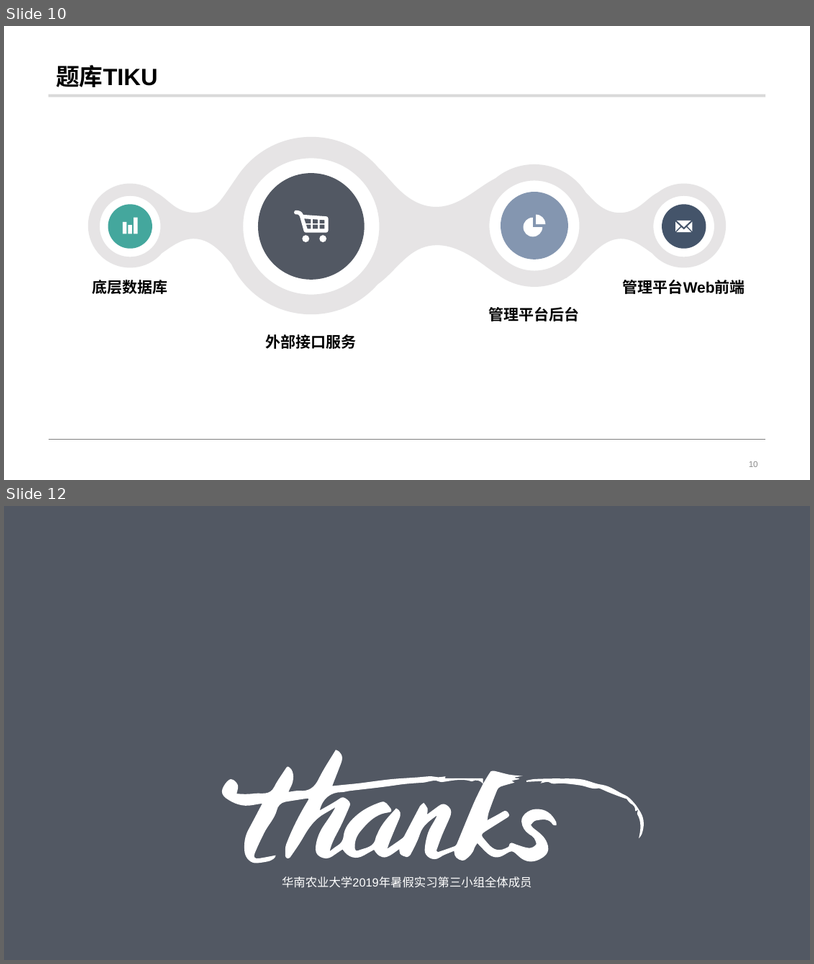
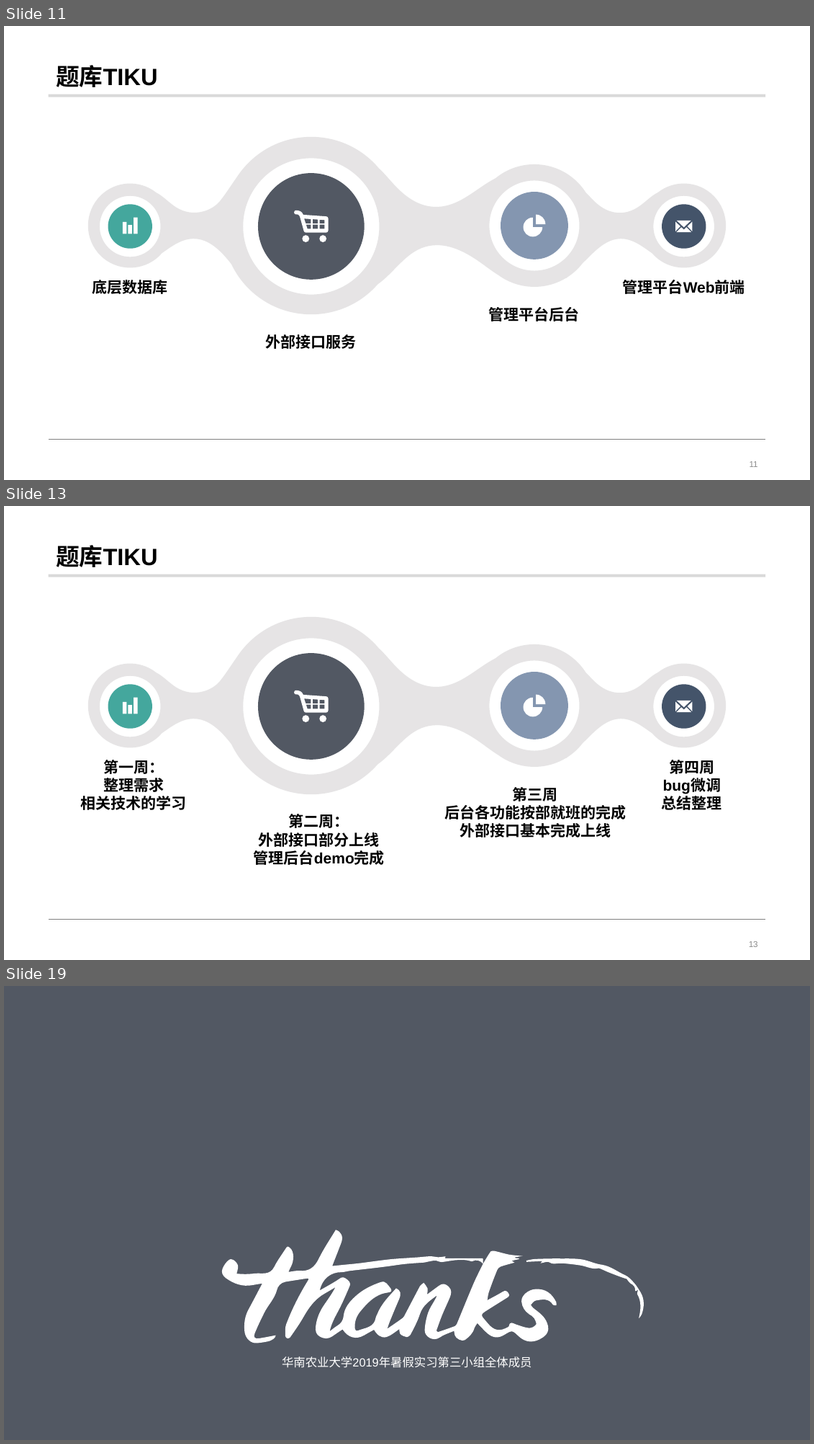
Before and after one commit to scau-tuzi/tiku, a slide deck: doc/prjmgnt/汇报的.pptx. Shown one above the other, each under a label of ours: slides 10 and 12 before the commit, slides 11, 13 and 19 after it; the slides between them are not shown. The pictures are 814x964 and 814x1444 pixels, drawn with LibreOffice and Linux fonts; fonts in the diff are those of the drawing; background and template pictures are left out. Boxes give left, top, right and bottom in pixels: in the first picture for what was removed or moved away, otherwise in the second. Text is boxed around its words. In the diff, an @@ line names an element or a change of style, - is before the commit and + after.

```diff
--- a/doc/prjmgnt/汇报的.pptx
+++ b/doc/prjmgnt/汇报的.pptx
@@ slide 13 added at box(4, 506, 810, 960), background #FFFFFF; not listed: 2 template elements that a slide beside it also shows @@
@@ title added at box(56, 545, 157, 567), 28 pt, text #000000, bold @@
+题库TIKU
@@ freeform shape added at box(88, 617, 726, 794), fill #D7D5D6 at 62% opacity @@
@@ freeform shape added at box(258, 653, 365, 759), fill #525863 @@
@@ freeform shape added at box(501, 672, 568, 739), fill #8496B0 @@
@@ freeform shape added at box(108, 684, 152, 728), fill #44A79D @@
@@ freeform shape added at box(123, 698, 138, 713), fill #FFFFFF @@
@@ freeform shape added at box(294, 690, 329, 723), fill #FFFFFF @@
@@ freeform shape added at box(524, 694, 546, 716), fill #FFFFFF @@
@@ freeform shape added at box(662, 684, 706, 728), fill #44546A @@
@@ freeform shape added at box(676, 700, 693, 713), fill #FFFFFF @@
@@ text added at box(81, 759, 187, 810), 18 pt, text #000000, bold @@
+第一周：
+整理需求
+相关技术的学习
@@ text added at box(662, 759, 723, 812), 18 pt, text #000000, bold @@
+第四周
+bug微调
+总结整理
@@ text added at box(445, 787, 626, 837), 18 pt, text #000000, bold @@
+第三周
+后台各功能按部就班的完成
+外部接口基本完成上线
@@ text added at box(254, 813, 385, 865), 18 pt, text #000000, bold @@
+第二周：
+外部接口部分上线
+管理后台demo完成
@@ page number added at box(749, 941, 759, 947), 10 pt, text #8C8C8C @@
+13
@@ what was slide 10 is now slide 11 @@
@@ page number at box(750, 461, 759, 467): text changed @@
-10
+11
@@ what was slide 12 is now slide 19 @@
```
Also in this commit, not shown: 2 slides changed, 6 other slides added.
